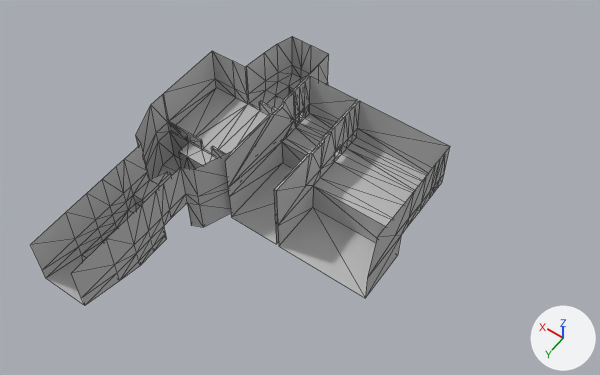
An edit to the FBX model Assets/Models/Environment/Terrain/04 - Dungeon2/Dungeon2Terrain.fbx, drawn before and after from the same camera.
The view is the same before and after, from a 50 mm lens placed at (-110.1, 68.7, 185.5), pointed at (-34.8, -36.8, 19.8). The axes (+X, +Y, +Z) are drawn at lower right. The lights are the same throughout. Mesh edges are drawn as thin lines. Where no turn or scale is listed for an object, it has been applied to the vertices.

Before the edit, the objects in view are built like this:
```python
me_mesh = bpy.data.meshes.new('Mesh')
me_mesh.from_pydata(...)  # 309 vertices, 563 faces; spans x -59.3..14.2, y -80.2..15.3, z -6.8..21.2
me_mesh.materials.append(mat_lambert1)  # grey #bcbcbc
ob_dungeon2terrain = bpy.data.objects.new('Dungeon2Terrain', me_mesh)
ob_dungeon2terrain.location = (0.0, 0.0, 0.0)
```
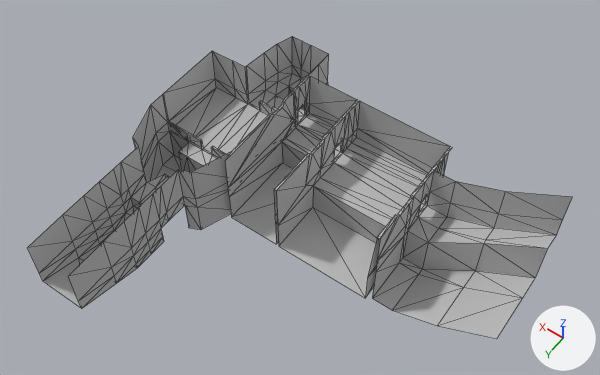
Commit message: Updated Terrain

Where the newer file only moved an object's origin or applied its transform, the numbers keep the older frame.

Changed parts and their boxes (x1, y1, x2, y2) in the pictures (600 x 375 px; the box of a moved part takes in the faces that stretch with it):
'Dungeon2Terrain', reshaped (30% wider, 12% taller): before (31, 36, 450, 306); after (28, 36, 572, 339)
part 1 of me_mesh, moved or reshaped: before (31, 105, 232, 306); after (28, 105, 232, 309)
part 2 of me_mesh, built on: before (286, 77, 440, 277); after (286, 77, 572, 339)

What the commit changed:
me_mesh is used by ob_dungeon2terrain; location (0.0, 0.0, 0.0).
me_mesh had 309 vertices, 563 faces and spanned x -59.3..14.2, y -80.2..15.3, z -6.8..21.2.
me_mesh now has 358 vertices, 651 faces and spans x -93.8..14.2, y -80.2..16.3, z -6.8..35.7.
Part 1, on me_mesh:
51 vertices in x -10.0..10.0, y -28.6..15.3, z -4.5..21.2 move by (0.0, 1.0, 0.0).
35 vertices in x -6.8..6.8, y -28.7..3.6, z -4.5..21.1 move by (0.0, 1.1, 0.0).
Part 2, on me_mesh:
5 vertices are removed from x -59.3, y -62.7..-34.4, z 9.8..21.1.
36 faces are deleted.
19 vertices move from x -59.3..-14.1, y -67.3..-57.8, z 6.0..21.1 to x -60.0..-14.1, y -68.1..-55.7, z 6.0..21.1.
48 vertices are added at x -93.8..-59.3, y -69.8..-34.4, z -6.8..35.7.
6 new vertices lie (0.0, 13.7, 0.0) away from vertices in x -93.8..-60.0, y -48.1, z -6.8..11.0.
124 new faces join them.
